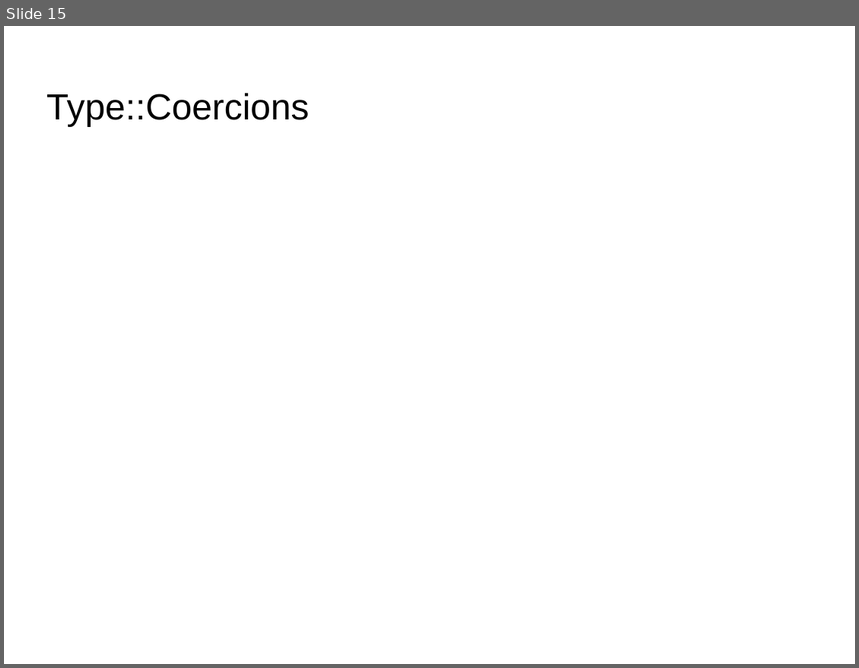
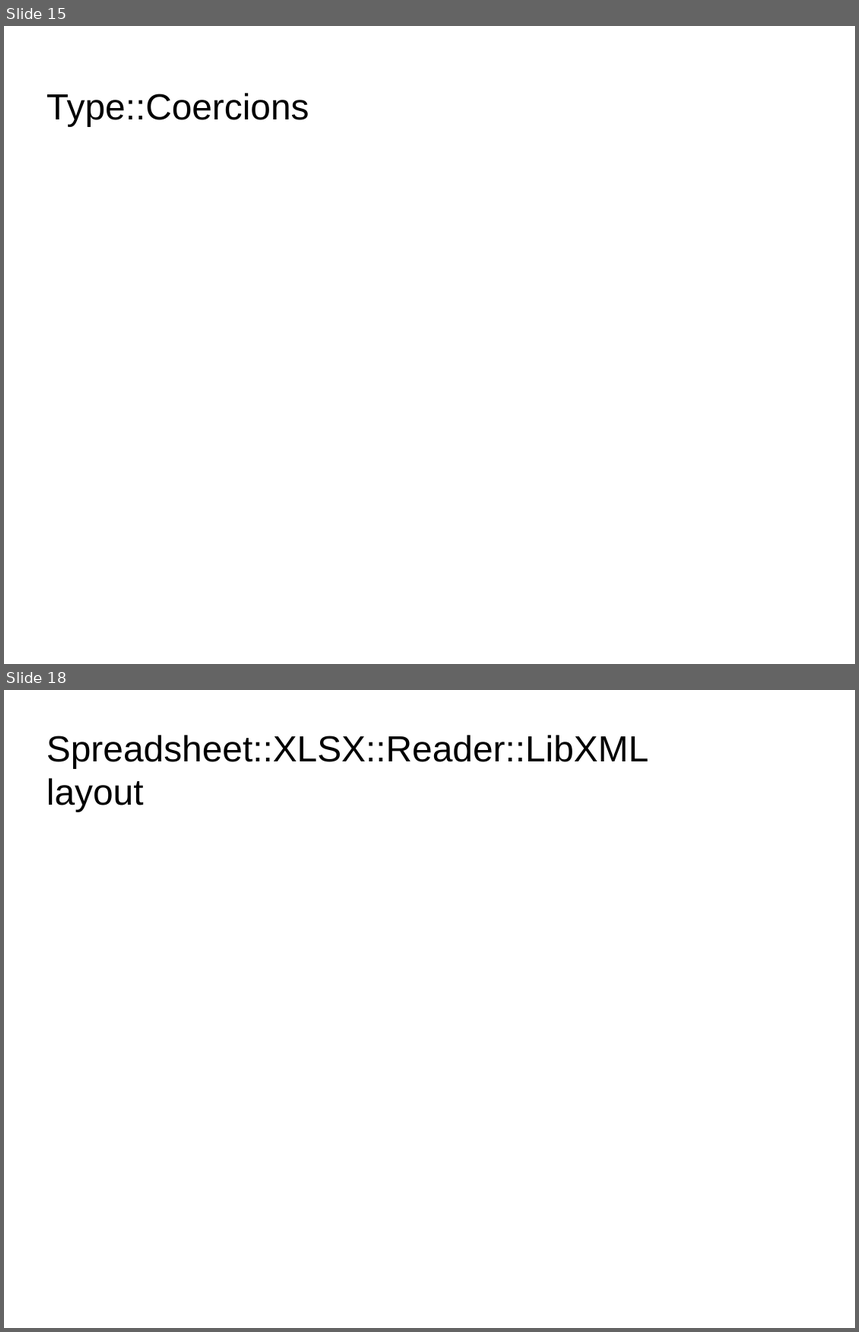
Before and after one commit to jandrew/Spreadsheet-XLSX-Reader-LibXML, a slide deck: SVPerlTalk.odp. Shown one above the other, each under a label of ours: slide 15 before the commit, slides 15 and 18 after it; the slides between them are not shown. The pictures are 859x668 and 859x1332 pixels, drawn with LibreOffice and Linux fonts; fonts in the diff are those of the drawing; background and template pictures are left out. Boxes give left, top, right and bottom in pixels: in the first picture for what was removed or moved away, otherwise in the second. Text is boxed around its words. In the diff, an @@ line names an element or a change of style, - is before the commit and + after.

```diff
--- a/SVPerlTalk.odp
+++ b/SVPerlTalk.odp
@@ slide 18 added at (x1=4, y1=690, x2=855, y2=1328), background picture (left out) @@
@@ title added at (x1=47, y1=735, x2=648, y2=812), 33.9 pt, text #000000 @@
+Spreadsheet::XLSX::Reader::LibXML layout
```
Also in this commit, not shown: 3 slides changed, 3 other slides added, 33 other files.
